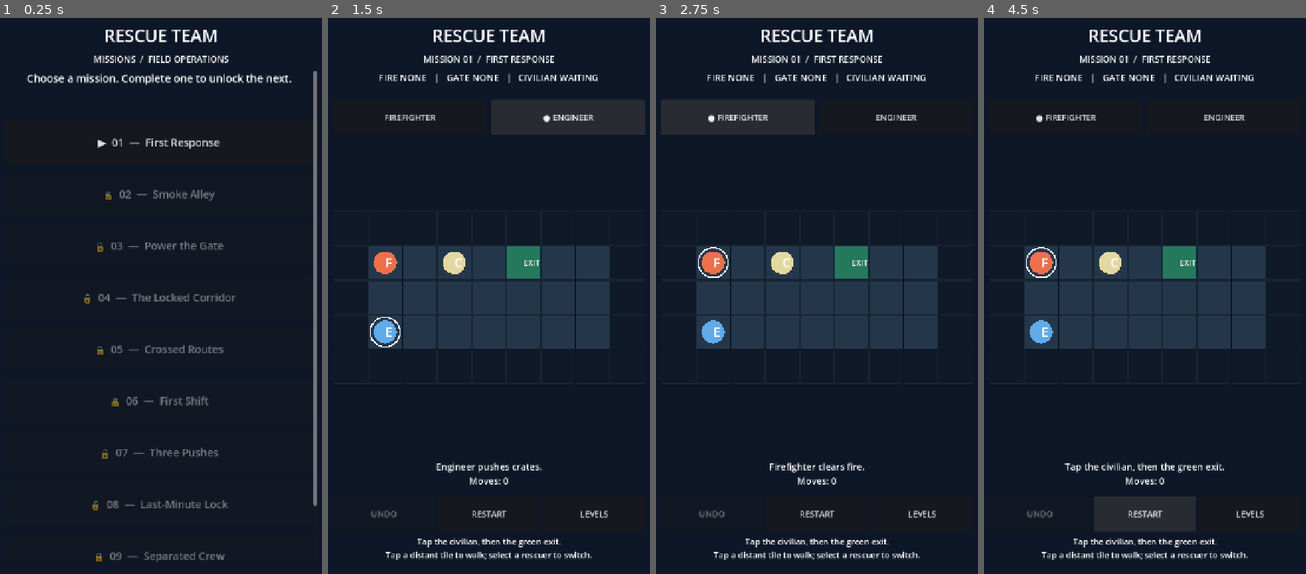
Above: before the commit, frames 1-4 (left to right).
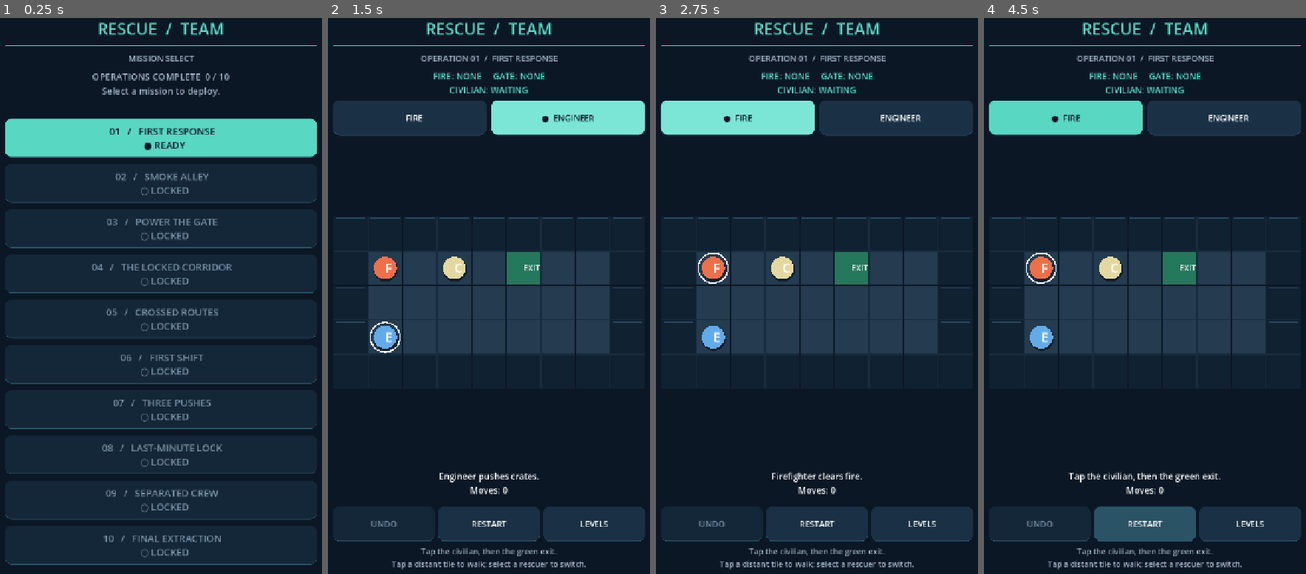
Above: after the commit, the same moments.

Repository: spider-su/rescue-team
Game: Godot game, scene res://scenes/main.tscn
The game is run twice, just before and just after one commit, with the same random seed, the same clock (stepped at 60 frames per second) and the same inputs.
Inputs (mouse positions are in pixels of both pictures, inside the frame that each line leads up to):
- Up to frame 1 (0.25 s): no input
- Up to frame 2 (1.5 s): click "▶ 01 — First Response" (after the commit: "01 / FIRST RESPONSE ● READY") at 0.5 s; click "ENGINEER" at 1.25 s
- Up to frame 3 (2.75 s): click (736, 118) at 2 s, where only the run before the commit has a clickable "FIREFIGHTER"
- Up to frame 4 (4.5 s): click "LEVELS" at 2.75 s; click "▶ 01 — First Response" (after the commit: "01 / FIRST RESPONSE ● READY") at 3.5 s; click "RESTART" at 4.25 s

The runs differ from the first frame. In frame 1, 18% of the frame differs, in the area x 1-99%, y 0-99%; in frame 2, 17%; in frame 3, 17%; in frame 4, 17%.

Commit message:
feat(ui): polish mission menu, gameplay HUD and visual controls

Diff:
--- a/scripts/board_view.gd
+++ b/scripts/board_view.gd
@@ -6,9 +6,9 @@
 var animated_role: String = ""
 var animated_position: Vector2 = Vector2.ZERO
 
-const FLOOR = Color("#24374a")
-const WALL = Color("#101927")
-const GRID = Color("#172434")
+const FLOOR = Color("#243b50")
+const WALL = Color("#102132")
+const GRID = Color("#172c3d")
 const TEXT = Color("#ffffff")
 
 func _ready() -> void:
@@ -43,14 +43,16 @@
 				"gate": color = Color("#923c49")
 				"open_gate": color = Color("#36734c")
 			draw_rect(rect, color, true)
-			draw_rect(rect, GRID, false, 1.5)
+			draw_rect(rect, GRID, false, 1.0)
+			if tile == "wall":
+				draw_line(rect.position + Vector2(4, 4), rect.position + Vector2(rect.size.x - 4, 4), Color("#2a4760"), 2.0)
 			var center := rect.get_center()
 			if tile == "switch":
 				draw_arc(center, step * 0.28, 0.0, TAU, 28, Color("#8dd4ff"), 3.0)
 			elif tile == "gate":
-				_draw_icon(center, "LOCK", step * 0.24)
+				_draw_icon(center, "GATE", step * 0.19)
 			elif tile == "open_gate":
-				_draw_icon(center, "OPEN", step * 0.24)
+				_draw_icon(center, "OPEN", step * 0.20)
 			elif tile == "exit":
 				_draw_icon(center, "EXIT", step * 0.23)
 
@@ -81,6 +83,7 @@
 	if is_box:
 		draw_rect(Rect2(center - Vector2.ONE * step * 0.32, Vector2.ONE * step * 0.64), color, true)
 	else:
+		draw_circle(center + Vector2(1, 3), step * 0.35, Color("#091622", 0.75))
 		draw_circle(center, step * 0.33, color)
 	_draw_icon(center, symbol, step * (0.22 if symbol.length() > 1 else 0.38))
 
--- a/scripts/rescue_game.gd
+++ b/scripts/rescue_game.gd
@@ -1,5 +1,5 @@
 extends Control
-## Five-mission prototype: mission picker, automatic routing and local unlocks.
+## Ten-mission prototype: mission picker, automatic routing and local unlocks.
 const RescueLevel = preload("res://scripts/rescue_level.gd")
 const BoardView = preload("res://scripts/board_view.gd")
 const LevelCatalog = preload("res://scripts/level_catalog.gd")
@@ -26,6 +26,12 @@
 var menu_scroll: ScrollContainer
 var play_panel: VBoxContainer
 var level_buttons: Array[Button] = []
+var menu_intro: Label
+var header_rule: ColorRect
+const BG = Color("#0c1725")
+const PANEL = Color("#1a3045")
+const ACCENT = Color("#58d7c3")
+const MUTED = Color("#a4b7c7")
 
 func _ready() -> void:
 	_build_ui()
@@ -33,7 +39,7 @@
 
 func _build_ui() -> void:
 	var background := ColorRect.new()
-	background.color = Color("#0e1727")
+	background.color = BG
 	background.set_anchors_and_offsets_preset(Control.PRESET_FULL_RECT)
 	background.mouse_filter = Control.MOUSE_FILTER_IGNORE
 	add_child(background)
@@ -42,20 +48,28 @@
 	layout.set_anchors_and_offsets_preset(Control.PRESET_FULL_RECT)
 	layout.offset_left = 22.0
 	layout.offset_right = -22.0
-	layout.offset_top = 46.0
-	layout.offset_bottom = -64.0
+	layout.offset_top = 32.0
+	layout.offset_bottom = -42.0
 	layout.add_theme_constant_override("separation", 12)
 	add_child(layout)
 
 	title_label = Label.new()
-	title_label.text = "RESCUE TEAM"
+	title_label.text = "RESCUE  /  TEAM"
 	title_label.horizontal_alignment = HORIZONTAL_ALIGNMENT_CENTER
-	title_label.add_theme_font_size_override("font_size", 37)
+	title_label.add_theme_font_size_override("font_size", 35)
+	title_label.add_theme_color_override("font_color", ACCENT)
 	layout.add_child(title_label)
+
+	header_rule = ColorRect.new()
+	header_rule.color = ACCENT
+	header_rule.custom_minimum_size.y = 3
+	header_rule.mouse_filter = Control.MOUSE_FILTER_IGNORE
+	layout.add_child(header_rule)
 
 	subtitle_label = Label.new()
 	subtitle_label.horizontal_alignment = HORIZONTAL_ALIGNMENT_CENTER
-	subtitle_label.add_theme_font_size_override("font_size", 19)
+	subtitle_label.add_theme_font_size_override("font_size", 18)
+	subtitle_label.add_theme_color_override("font_color", MUTED)
 	layout.add_child(subtitle_label)
 
 	menu_scroll = ScrollContainer.new()
@@ -67,18 +81,21 @@
 	menu_panel.add_theme_constant_override("separation", 14)
 	menu_scroll.add_child(menu_panel)
 
-	var instructions := Label.new()
-	instructions.text = "Choose a mission. Complete one to unlock the next."
+	menu_intro = Label.new()
+	var instructions := menu_intro
+	instructions.text = "FIELD OPERATIONS  •  Complete missions to unlock the next."
 	instructions.autowrap_mode = TextServer.AUTOWRAP_WORD_SMART
 	instructions.horizontal_alignment = HORIZONTAL_ALIGNMENT_CENTER
-	instructions.add_theme_font_size_override("font_size", 23)
+	instructions.add_theme_font_size_override("font_size", 20)
+	instructions.add_theme_color_override("font_color", MUTED)
 	instructions.custom_minimum_size.y = 92
 	menu_panel.add_child(instructions)
 
 	for index in range(catalog.count()):
 		var button := Button.new()
-		button.custom_minimum_size.y = 98
-		button.add_theme_font_size_override("font_size", 23)
+		button.custom_minimum_size.y = 84
+		_style_button(button, false)
+		button.add_theme_font_size_override("font_size", 21)
 		button.pressed.connect(_start_level.bind(index))
 		menu_panel.add_child(button)
 		level_buttons.append(button)
@@ -92,7 +109,8 @@
 	objective_label.horizontal_alignment = HORIZONTAL_ALIGNMENT_CENTER
 	objective_label.autowrap_mode = TextServer.AUTOWRAP_WORD_SMART
 	objective_label.custom_minimum_size.y = 54
-	objective_label.add_theme_font_size_override("font_size", 20)
+	objective_label.add_theme_font_size_override("font_size", 19)
+	objective_label.add_theme_color_override("font_color", ACCENT)
 	play_panel.add_child(objective_label)
 
 	var roles := HBoxContainer.new()
@@ -106,7 +124,7 @@
 	board = BoardView.new()
 	board.level = level
 	board.size_flags_vertical = Control.SIZE_EXPAND_FILL
-	board.custom_minimum_size = Vector2(0, 355)
+	board.custom_minimum_size = Vector2(0, 295)
 	board.cell_tapped.connect(_on_cell_tapped)
 	play_panel.add_child(board)
 
@@ -114,7 +132,7 @@
 	status_label.horizontal_alignment = HORIZONTAL_ALIGNMENT_CENTER
 	status_label.autowrap_mode = TextServer.AUTOWRAP_WORD_SMART
 	status_label.custom_minimum_size.y = 70
-	status_label.add_theme_font_size_override("font_size", 20)
+	status_label.add_theme_font_size_override("font_size", 19)
 	play_panel.add_child(status_label)
 
 	var commands := HBoxContainer.new()
@@ -130,7 +148,8 @@
 	next_button = Button.new()
 	next_button.text = "NEXT MISSION"
 	next_button.custom_minimum_size.y = 72
-	next_button.add_theme_font_size_override("font_size", 21)
+	next_button.add_theme_font_size_override("font_size", 20)
+	_style_button(next_button, true)
 	next_button.pressed.connect(_next_level)
 	play_panel.add_child(next_button)
 
@@ -138,7 +157,8 @@
 	hint_label.horizontal_alignment = HORIZONTAL_ALIGNMENT_CENTER
 	hint_label.autowrap_mode = TextServer.AUTOWRAP_WORD_SMART
 	hint_label.custom_minimum_size.y = 61
-	hint_label.add_theme_font_size_override("font_size", 18)
+	hint_label.add_theme_font_size_override("font_size", 17)
+	hint_label.add_theme_color_override("font_color", MUTED)
 	play_panel.add_child(hint_label)
 
 func _button(label: String, container: HBoxContainer) -> Button:
@@ -148,20 +168,57 @@
 	button.size_flags_horizontal = Control.SIZE_EXPAND_FILL
 	button.add_theme_font_size_override("font_size", 18)
 	container.add_child(button)
+	_style_button(button, false)
 	return button
+
+func _style_button(button: Button, primary: bool) -> void:
+	var base := StyleBoxFlat.new()
+	base.bg_color = ACCENT if primary else PANEL
+	base.corner_radius_top_left = 14
+	base.corner_radius_top_right = 14
+	base.corner_radius_bottom_left = 14
+	base.corner_radius_bottom_right = 14
+	base.content_margin_left = 14
+	base.content_margin_right = 14
+	base.content_margin_top = 8
+	base.content_margin_bottom = 8
+	base.border_width_bottom = 2
+	base.border_color = Color("#28546a")
+	var hover := base.duplicate() as StyleBoxFlat
+	hover.bg_color = Color("#2b5366") if not primary else Color("#7ce6d6")
+	var pressed := base.duplicate() as StyleBoxFlat
+	pressed.bg_color = Color("#29485c") if not primary else Color("#3bb5a5")
+	var disabled := base.duplicate() as StyleBoxFlat
+	disabled.bg_color = Color("#142739")
+	button.add_theme_stylebox_override("normal", base)
+	button.add_theme_stylebox_override("hover", hover)
+	button.add_theme_stylebox_override("pressed", pressed)
+	button.add_theme_stylebox_override("disabled", disabled)
+	button.add_theme_color_override("font_color", BG if primary else Color.WHITE)
+	button.add_theme_color_override("font_hover_color", BG if primary else Color.WHITE)
+	button.add_theme_color_override("font_pressed_color", BG if primary else Color.WHITE)
+	button.add_theme_color_override("font_disabled_color", Color("#7891a2"))
 
 func _show_menu() -> void:
 	if moving:
 		return
 	menu_scroll.visible = true
 	play_panel.visible = false
-	subtitle_label.text = "MISSIONS  /  FIELD OPERATIONS"
+	subtitle_label.text = "MISSION SELECT"
+	var completed: int = 0
+	for i in range(catalog.count()):
+		var item: Dictionary = catalog.load_level(i)
+		if progress.is_complete(item["id"]):
+			completed += 1
+	menu_intro.text = "OPERATIONS COMPLETE  %d / %d\nSelect a mission to deploy." % [completed, catalog.count()]
 	for index in range(catalog.count()):
 		var data: Dictionary = catalog.load_level(index)
 		var button: Button = level_buttons[index]
 		button.disabled = not progress.unlocked(index, catalog)
-		var prefix := "✓" if progress.is_complete(data["id"]) else ("▶" if not button.disabled else "🔒")
-		button.text = "%s  %s  —  %s" % [prefix, data["id"], data["title"]]
+		var done: bool = progress.is_complete(data["id"])
+		var prefix := "✓ COMPLETE" if done else ("● READY" if not button.disabled else "○ LOCKED")
+		button.text = " %s   /   %s\n   %s" % [data["id"], data["title"].to_upper(), prefix]
+		_style_button(button, not button.disabled and not done)
 
 func _start_level(index: int) -> void:
 	if moving or not progress.unlocked(index, catalog):
@@ -176,7 +233,7 @@
 	board.clear_animation()
 	menu_scroll.visible = false
 	play_panel.visible = true
-	subtitle_label.text = "MISSION %s  /  %s" % [level.level_id, level.title.to_upper()]
+	subtitle_label.text = "OPERATION %s  /  %s" % [level.level_id, level.title.to_upper()]
 	hint_label.text = level.hint + "\nTap a distant tile to walk; select a rescuer to switch."
 	_refresh()
 
@@ -250,8 +307,10 @@
 		_show_menu()
 
 func _refresh() -> void:
-	firefighter_button.text = ("● " if level.selected == level.FIREFIGHTER else "") + "FIREFIGHTER"
-	engineer_button.text = ("● " if level.selected == level.ENGINEER else "") + "ENGINEER"
+	firefighter_button.text = ("●  " if level.selected == level.FIREFIGHTER else "    ") + "FIRE"
+	_style_button(firefighter_button, level.selected == level.FIREFIGHTER)
+	engineer_button.text = ("●  " if level.selected == level.ENGINEER else "    ") + "ENGINEER"
+	_style_button(engineer_button, level.selected == level.ENGINEER)
 	firefighter_button.disabled = moving or level.rescued
 	engineer_button.disabled = moving or level.rescued
 	undo_button.disabled = moving or level.history.is_empty()
@@ -260,6 +319,6 @@
 	var fire_status := "NONE" if not level.has_fire else ("OUT" if level.fire_cleared else "ACTIVE")
 	var gate_status := "NONE" if not level.has_gate else ("OPEN" if level.gate_is_open() else "LOCKED")
 	var person_status := "SAFE" if level.rescued else ("CARRIED" if not level.carrying_role.is_empty() else "WAITING")
-	objective_label.text = "FIRE %s   |   GATE %s   |   CIVILIAN %s" % [fire_status, gate_status, person_status]
+	objective_label.text = "FIRE: %s     GATE: %s\nCIVILIAN: %s" % [fire_status, gate_status, person_status]
 	status_label.text = "%s\nMoves: %d" % [level.message, level.actions]
 	board.queue_redraw()
Not shown, changed: README.md
